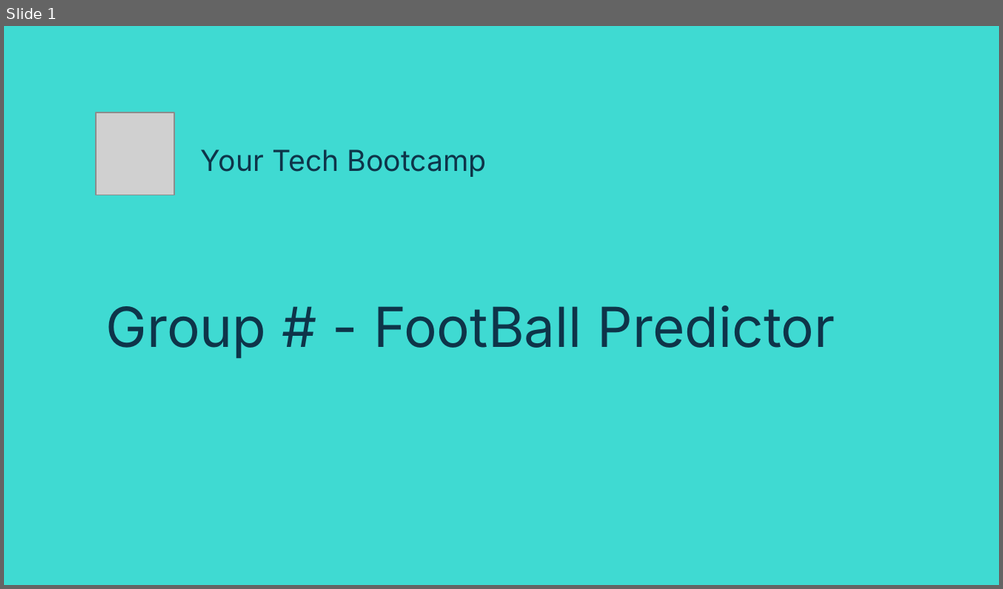
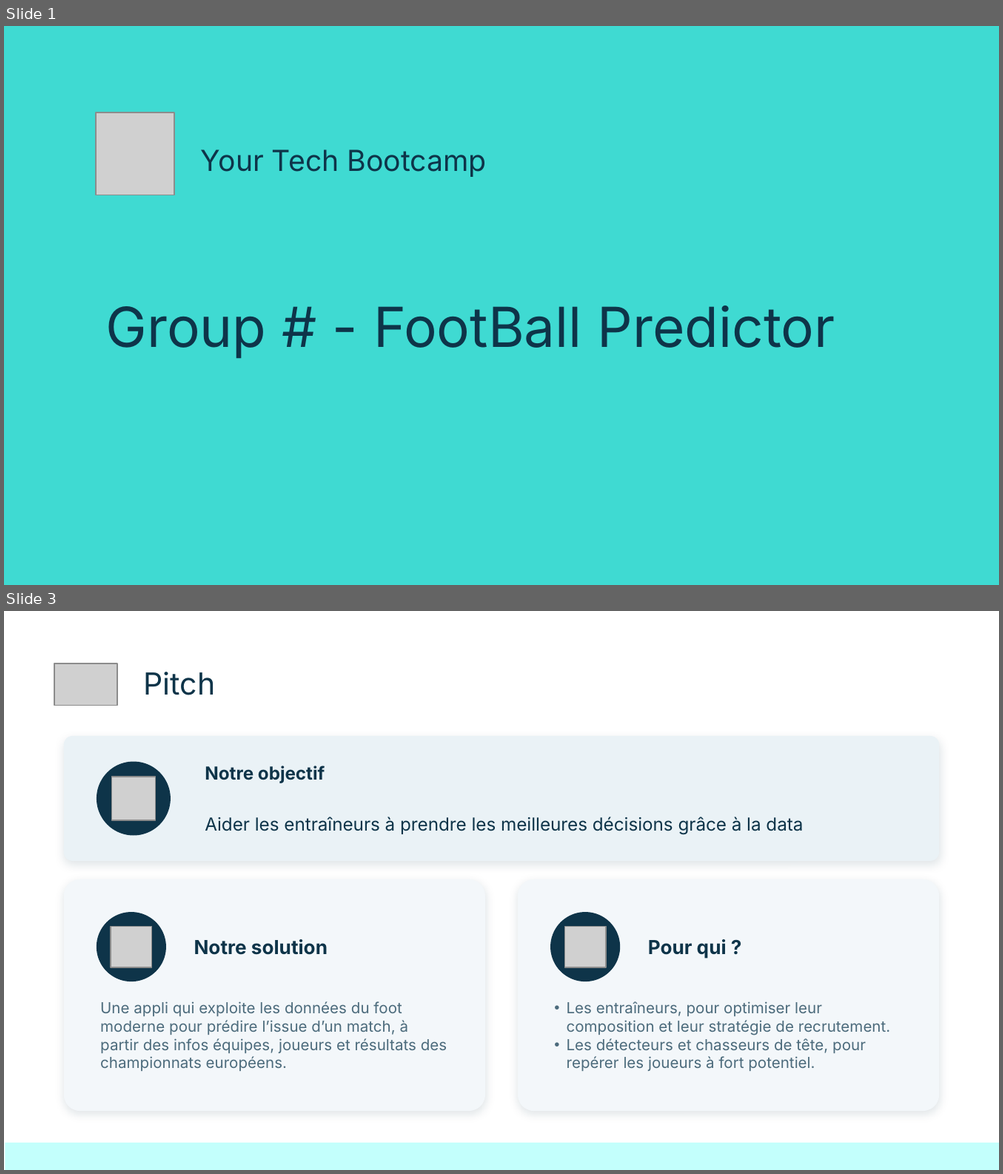
Before and after one commit to kinpintouche-star/football-predictor, a slide deck: FootballPredictorDemoDay20260803.pptx. Shown one above the other, each under a label of ours: slide 1 before the commit, slides 1 and 3 after it; the slides between them are not shown. The pictures are 1003x589 and 1003x1174 pixels, drawn with LibreOffice and Linux fonts; fonts in the diff are those of the drawing; grey boxes stand for pictures. Boxes give left, top, right and bottom in pixels: in the first picture for what was removed or moved away, otherwise in the second. Text is boxed around its words. In the diff, an @@ line names an element or a change of style, - is before the commit and + after.

```diff
--- a/FootballPredictorDemoDay20260803.pptx
+++ b/FootballPredictorDemoDay20260803.pptx
@@ slide 3 added at [4, 611, 999, 1170], background #FFFFFF @@
@@ picture added at [55, 664, 117, 706] @@
@@ title added at [144, 672, 216, 695], 22 pt, text #0E3449 @@
+Pitch
@@ rounded rectangle added at [64, 736, 939, 862], fill #EAF2F6 @@
@@ ellipse added at [96, 761, 170, 834], fill #0E3449 @@
@@ text added at [205, 766, 802, 835], 13 pt, text #0E3449 @@
+Notre objectif
+Aider les entraîneurs à prendre les meilleures décisions grâce à la data
@@ picture added at [111, 777, 155, 821] @@
@@ rounded rectangle added at [64, 880, 484, 1111], fill #F3F7FA @@
@@ rounded rectangle added at [518, 880, 938, 1111], fill #F3F7FA @@
@@ ellipse added at [96, 912, 166, 982], fill #0E3449 @@
@@ ellipse added at [550, 912, 620, 982], fill #0E3449 @@
@@ picture added at [111, 926, 152, 968] @@
@@ text added at [194, 940, 327, 955], 14 pt, text #0E3449, bold @@
+Notre solution
@@ picture added at [564, 926, 606, 968] @@
@@ text added at [648, 940, 726, 959], 14 pt, text #0E3449, bold @@
+Pour qui ?
@@ text added at [100, 1002, 447, 1071], 11 pt, text #4C6B7C @@
+Une appli qui exploite les données du foot moderne pour prédire l’issue d’un match, à partir des infos équipes, joueurs et résultats des championnats européens.
@@ text added at [566, 1002, 890, 1071], 11 pt, text #4C6B7C @@
+• Les entraîneurs, pour optimiser leur composition et leur stratégie de recrutement.
+• Les détecteurs et chasseurs de tête, pour repérer les joueurs à fort potentiel.
@@ rectangle added at [5, 1143, 999, 1170], fill #C3FFFC @@
```
Also in this commit, not shown: 13 slides changed, 1 other slide added.
